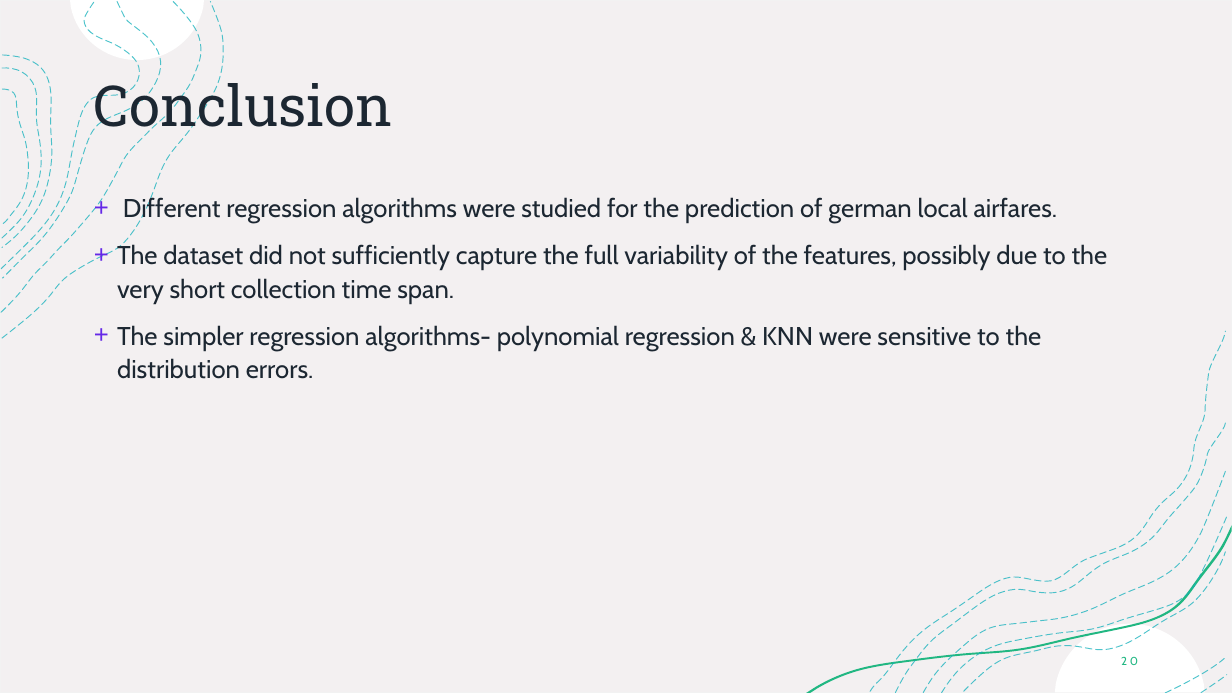
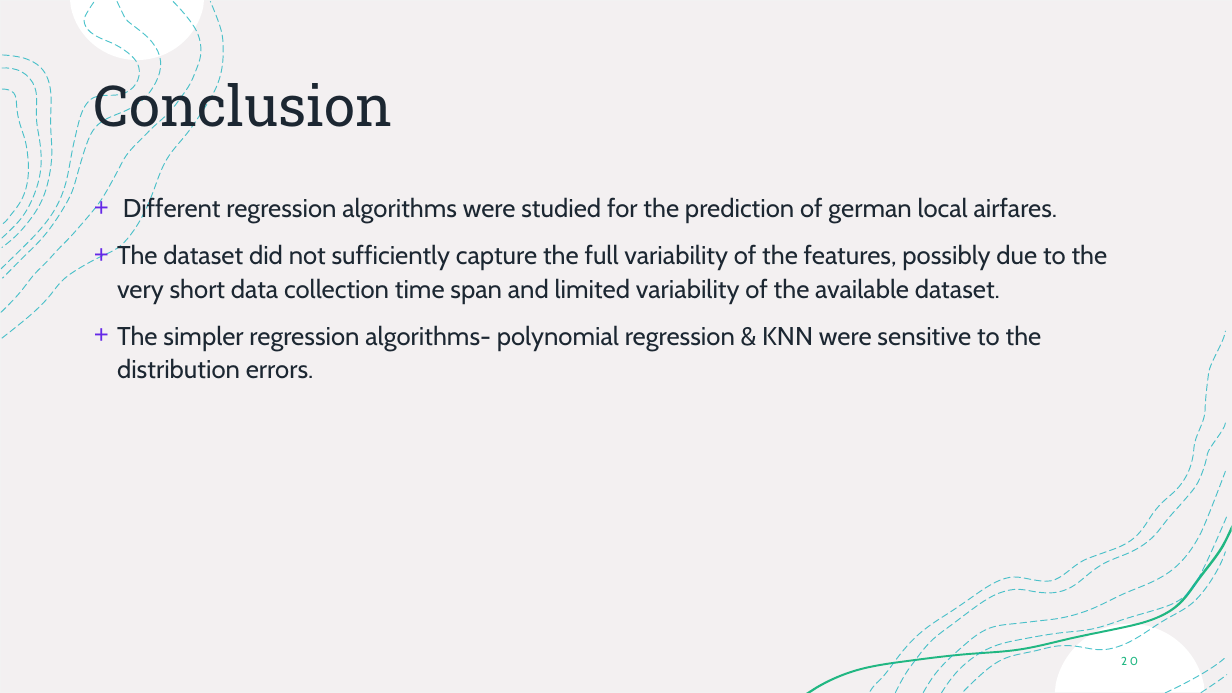
Before and after one commit to joss-thu/MLProj-GermanAirFares, a slide deck: slide 20 of ML-Project.pptx. Drawn at 1232x693 pixels with LibreOffice and Linux fonts; fonts in the diff are those of the drawing. Boxes give left, top, right and bottom in pixels: in the first picture for what was removed or moved away, otherwise in the second. Text is boxed around its words. In the diff, an @@ line names an element or a change of style, - is before the commit and + after.

```diff
--- a/ML-Project.pptx
+++ b/ML-Project.pptx
@@ text at box(117, 244, 1108, 304): text changed @@
-+ The dataset did not sufficiently capture the full variability of the features, possibly due to the very short collection time span.
++ The dataset did not sufficiently capture the full variability of the features, possibly due to the very short data collection time span and limited variability of the available dataset.
```
Also in this commit, not shown: 6 other slides changed.
